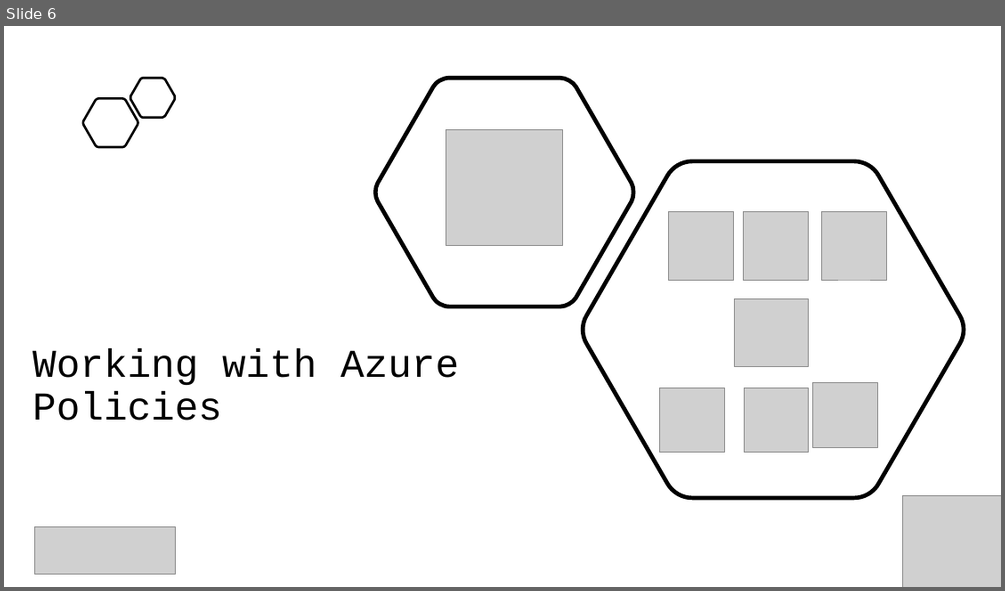
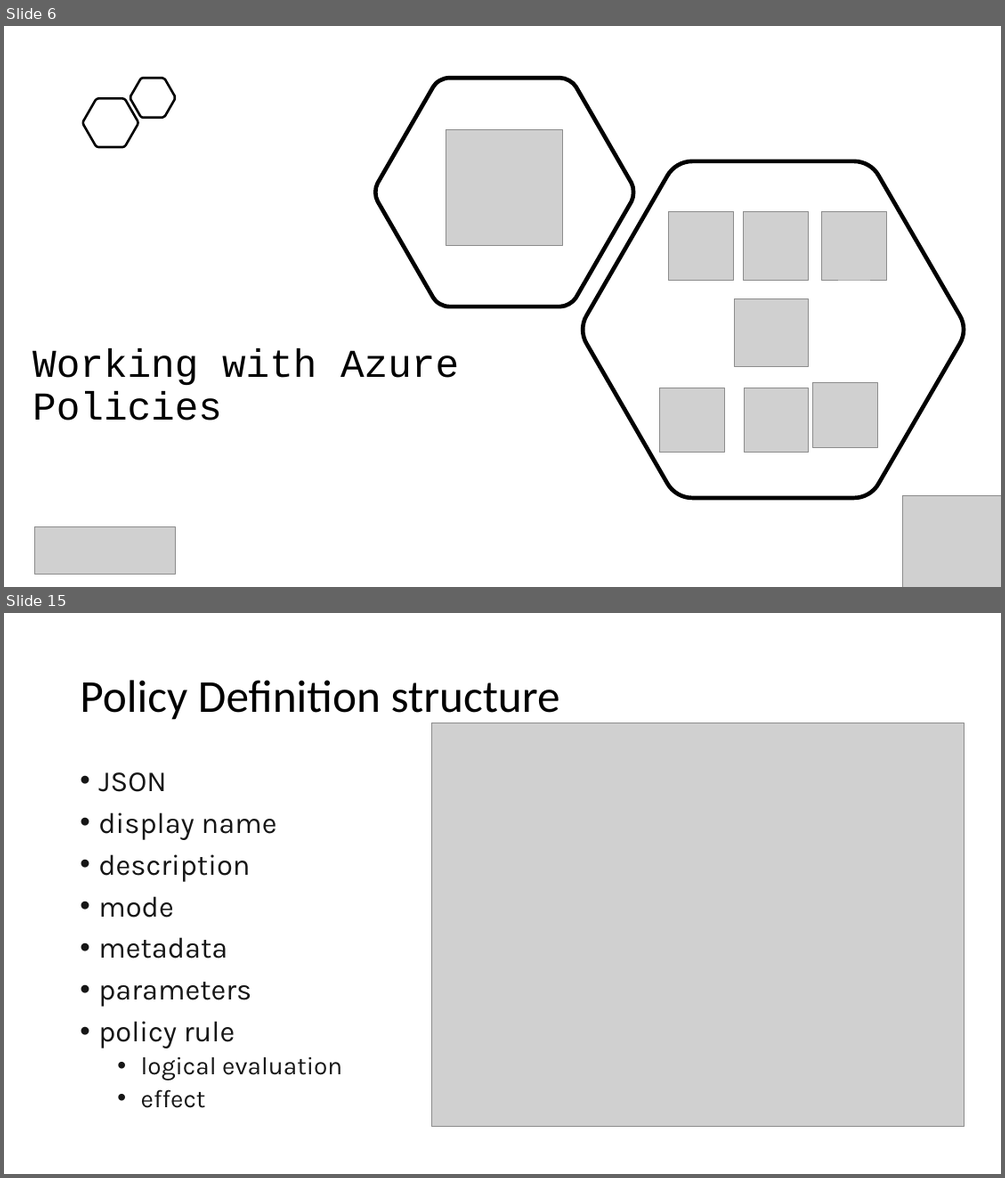
Before and after one commit to Infrastructure-AsCode/azure-policy-101, a slide deck: slides/workling-with-azure-policies.pptx. Shown one above the other, each under a label of ours: slide 6 before the commit, slides 6 and 15 after it; the slides between them are not shown. The pictures are 1005x591 and 1005x1178 pixels, drawn with LibreOffice and Linux fonts; fonts in the diff are those of the drawing; grey boxes stand for pictures. Boxes give left, top, right and bottom in pixels: in the first picture for what was removed or moved away, otherwise in the second. Text is boxed around its words. In the diff, an @@ line names an element or a change of style, - is before the commit and + after.

```diff
--- a/slides/workling-with-azure-policies.pptx
+++ b/slides/workling-with-azure-policies.pptx
@@ slide 15 added at box(4, 613, 1001, 1174), background #FFFFFF @@
@@ title added at box(80, 680, 560, 720), 44 pt, text #000000 @@
+Policy Definition structure
@@ picture added at box(432, 723, 964, 1126) @@
@@ text added at box(98, 772, 342, 1108), 28 pt, text #161616 @@
+• JSON
+• display name
+• description
+• mode
+• metadata
+• parameters
+• policy rule
+  • logical evaluation
+  • effect
```
Also in this commit, not shown: 29 other slides added.
